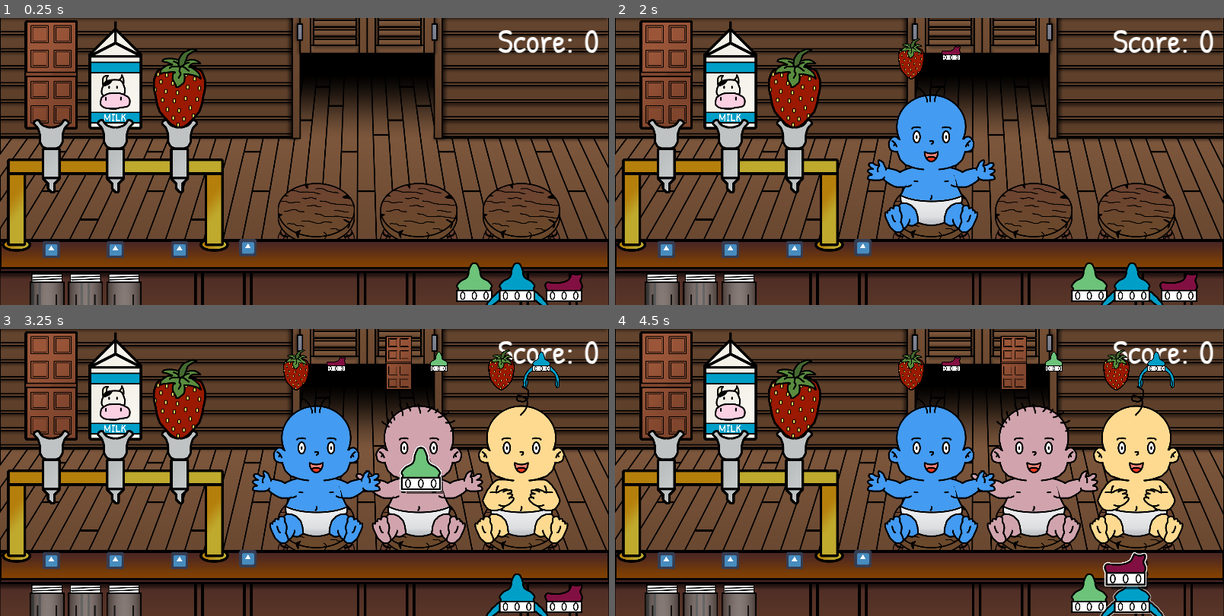
Above: before the commit, frames 1-4 (two rows, left to right).
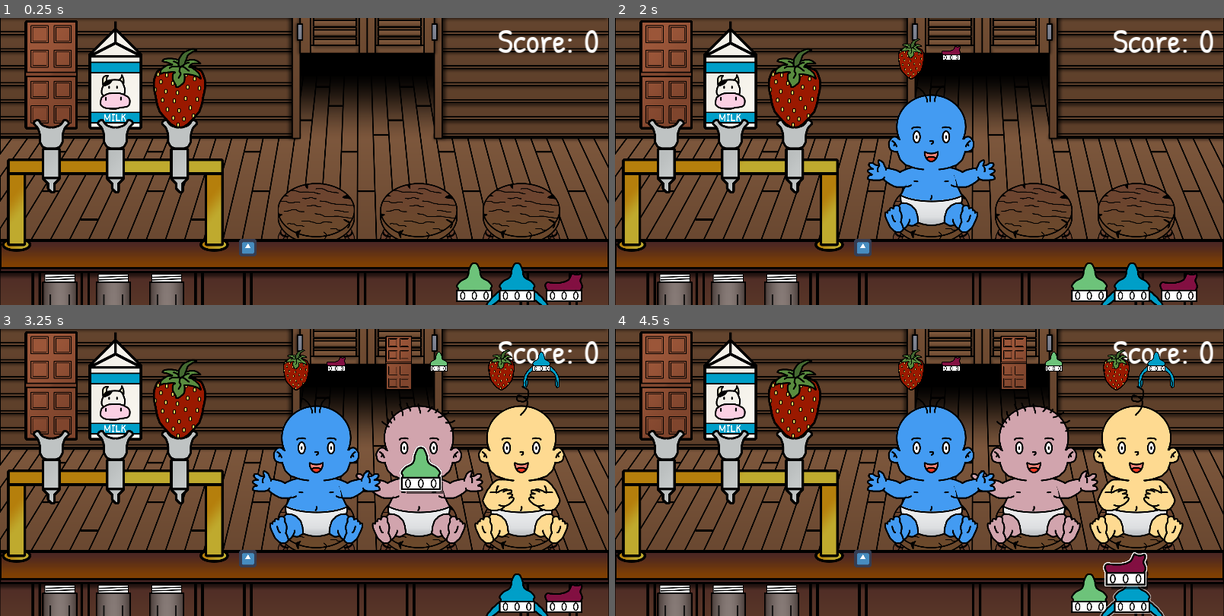
Above: after the commit, the same moments.

Repository: Gravedigger7789/little-willys-milk-bar
Game: Godot game, scene res://World.tscn
The game is run twice, just before and just after one commit, with the same random seed, the same clock (stepped at 60 frames per second) and the same inputs. The engine's default icon, where the game draws it, is replaced by a stand-in: a white triangle on a blue panel in a dark square.
Inputs (mouse positions are in pixels of both pictures, inside the frame that each line leads up to):
- Up to frame 1 (0.25 s): no input
- Up to frame 2 (2 s): tap Enter at 0.5 s; drag from (663, 86) to (663, 216) at 0.52 s; tap Space at 1.25 s; drag from (730, 86) to (663, 216) at 1.27 s
- Up to frame 3 (3.25 s): move the mouse to (176, 397) at 2.02 s; press the mouse at (176, 397) at 2.03 s; release the mouse at (176, 397) at 2.75 s; drag from (475, 593) to (420, 463) at 2.77 s
- Up to frame 4 (4.5 s): drag from (1132, 593) to (931, 463) at 3.52 s; drag from (1181, 593) to (931, 463) at 4.27 s

The runs differ from the first frame. In frame 1, 2.6% of the frame differs, in the area x 4-31%, y 77-100%; in frame 2, 2.6%; in frame 3, 2.6%; in frame 4, 2.6%.

Commit message:
Added bottle spawner

Diff:
--- a/World.tscn
+++ b/World.tscn
@@ -1,16 +1,16 @@
 [gd_scene load_steps=12 format=2]
 
-[ext_resource path="res://src/Objects/Bottle.tscn" type="PackedScene" id=1]
+[ext_resource path="res://src/Objects/BottleSpawner.tscn" type="PackedScene" id=1]
 [ext_resource path="res://assets/bar/bar-back.png" type="Texture" id=2]
 [ext_resource path="res://World.gd" type="Script" id=3]
 [ext_resource path="res://src/Objects/BottleCap.tscn" type="PackedScene" id=4]
-[ext_resource path="res://assets/tap/milk-tap.png" type="Texture" id=5]
 [ext_resource path="res://src/Objects/BottleLauncher.tscn" type="PackedScene" id=6]
 [ext_resource path="res://assets/background/background.png" type="Texture" id=7]
 [ext_resource path="res://assets/bar/bartop.png" type="Texture" id=8]
 [ext_resource path="res://src/Objects/BabySpawner.tscn" type="PackedScene" id=9]
 [ext_resource path="res://src/GUI/Theme.tres" type="Theme" id=10]
 [ext_resource path="res://src/Objects/Tap.tscn" type="PackedScene" id=11]
+[ext_resource path="res://assets/tap/milk-tap.png" type="Texture" id=13]
 
 [node name="World" type="Node"]
 script = ExtResource( 3 )
@@ -96,16 +96,8 @@
 position = Vector2( 928, 864 )
 input_pickable = true
 
-[node name="Bottles" type="Node2D" parent="."]
-
-[node name="Bottle" parent="Bottles" instance=ExtResource( 1 )]
-position = Vector2( 464, 1120 )
-
-[node name="Bottle2" parent="Bottles" instance=ExtResource( 1 )]
-position = Vector2( 320, 1120 )
-
-[node name="Bottle3" parent="Bottles" instance=ExtResource( 1 )]
-position = Vector2( 176, 1120 )
+[node name="BottleSpawner" parent="." instance=ExtResource( 1 )]
+position = Vector2( 224, 1120 )
 
 [node name="BottleCaps" type="Node2D" parent="."]
 
--- a/src/Characters/Baby.gd
+++ b/src/Characters/Baby.gd
@@ -132,5 +132,5 @@
 	if bottle:
 		bottle.queue_free()
 		bottle = null
-	emit_signal("satisfied", (happiness_level * fill) + actual_happiness)
+	emit_signal("satisfied", (happiness_level + actual_happiness) * fill)
 	queue_free()
--- a/src/Characters/Baby.tscn
+++ b/src/Characters/Baby.tscn
@@ -12,7 +12,7 @@
 [ext_resource path="res://assets/tap/milk-tap-handle-choco.png" type="Texture" id=10]
 
 [sub_resource type="RectangleShape2D" id=1]
-extents = Vector2( 175, 512 )
+extents = Vector2( 120, 512 )
 
 [node name="Baby" type="Area2D"]
 collision_layer = 16
--- a/src/Objects/Bottle.gd
+++ b/src/Objects/Bottle.gd
@@ -57,8 +57,4 @@
 
 
 func _on_Bottle_Finish_Push() -> void:
-	if closed:
-		emit_signal("drink_up", current_fill, milk_flavor, cap)
-	else:
-		print("broken")
-		emit_signal("drink_up", current_fill, milk_flavor, cap)
+	emit_signal("drink_up", current_fill, milk_flavor, cap)
--- a/src/Objects/BottleLauncher.gd
+++ b/src/Objects/BottleLauncher.gd
@@ -13,20 +13,21 @@
 
 
 func _on_Draggable_put_down(area: Area2D) -> void:
-	._on_Draggable_put_down(area)
-	bottle = area
-#	area.get_node("CollisionShape2D").disabled = true
-	var sprite_height = area.sprite.texture.get_height() * area.sprite.scale.y
-	launch_bar.rect_position.y = -(launch_bar_offset + sprite_height)
-	launch_bar.toggle(true)
-	launch_button.visible = true
+	if !bottle:
+		._on_Draggable_put_down(area)
+		bottle = area
+	#	area.get_node("CollisionShape2D").disabled = true
+		var sprite_height = area.sprite.texture.get_height() * area.sprite.scale.y
+		launch_bar.rect_position.y = -(launch_bar_offset + sprite_height)
+		launch_bar.toggle(true)
+		launch_button.visible = true
 
 
 func _on_Draggable_picked_up(area: Area2D) -> void:
 	if bottle == area:
 		bottle = null
-	launch_bar.toggle(false)
-	launch_button.visible = false
+		launch_bar.toggle(false)
+		launch_button.visible = false
 
 
 func _on_LaunchButton_pressed() -> void:
@@ -38,3 +39,4 @@
 		var launch_position = launch_distance * strength
 		var launch_strength = max(2.0 * (1 - strength), 0.5)
 		bottle.push(launch_position, launch_strength)
+		bottle = null
--- /dev/null
+++ b/src/Objects/BottleSpawner.gd
@@ -0,0 +1,32 @@
+extends Node2D
+
+
+export(PackedScene) var bottle_scene = preload("res://src/Objects/Bottle.tscn")
+
+
+onready var position_1: Position2D = $Position1
+onready var position_2: Position2D = $Position2
+onready var position_3: Position2D = $Position3
+
+
+func _ready() -> void:
+	_spawn_bottle(position_1)
+	_spawn_bottle(position_2)
+	_spawn_bottle(position_3)
+
+
+func _spawn_bottle(position_2d: Position2D) -> void:
+	var bottle_instance = bottle_scene.instance()
+	position_2d.add_child(bottle_instance)
+#	bottle_instance.position = position_2d.position
+	var _connected = bottle_instance.connect("drink_up", self, "_on_Bottle_Drunk")
+
+
+func _on_Bottle_Drunk(_fill: float, _flavor: String, _cap: String) -> void:
+	yield(get_tree().create_timer(1.5), "timeout")
+	if position_1.get_child_count() == 0:
+		_spawn_bottle(position_1)
+	if position_2.get_child_count() == 0:
+		_spawn_bottle(position_2)
+	if position_3.get_child_count() == 0:
+		_spawn_bottle(position_3)
--- /dev/null
+++ b/src/Objects/BottleSpawner.tscn
@@ -0,0 +1,14 @@
+[gd_scene load_steps=2 format=2]
+
+[ext_resource path="res://src/Objects/BottleSpawner.gd" type="Script" id=3]
+
+[node name="BottleSpawner" type="Node2D"]
+script = ExtResource( 3 )
+
+[node name="Position1" type="Position2D" parent="."]
+
+[node name="Position2" type="Position2D" parent="."]
+position = Vector2( 200, 0 )
+
+[node name="Position3" type="Position2D" parent="."]
+position = Vector2( 400, 0 )
--- a/src/Objects/Tap.tscn
+++ b/src/Objects/Tap.tscn
@@ -111,6 +111,7 @@
 position = Vector2( 0, 360 )
 
 [node name="Sprite" parent="Coaster" index="0"]
+visible = false
 material = SubResource( 5 )
 
 [node name="CollisionShape2D" parent="Coaster" index="1"]
Not shown: 1 places in World.tscn that only renumber resources
